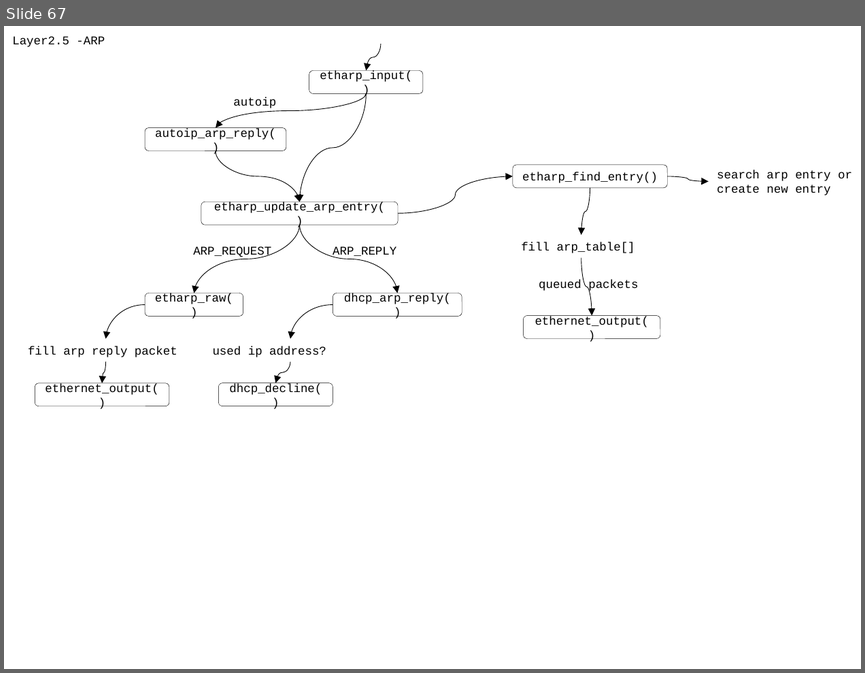
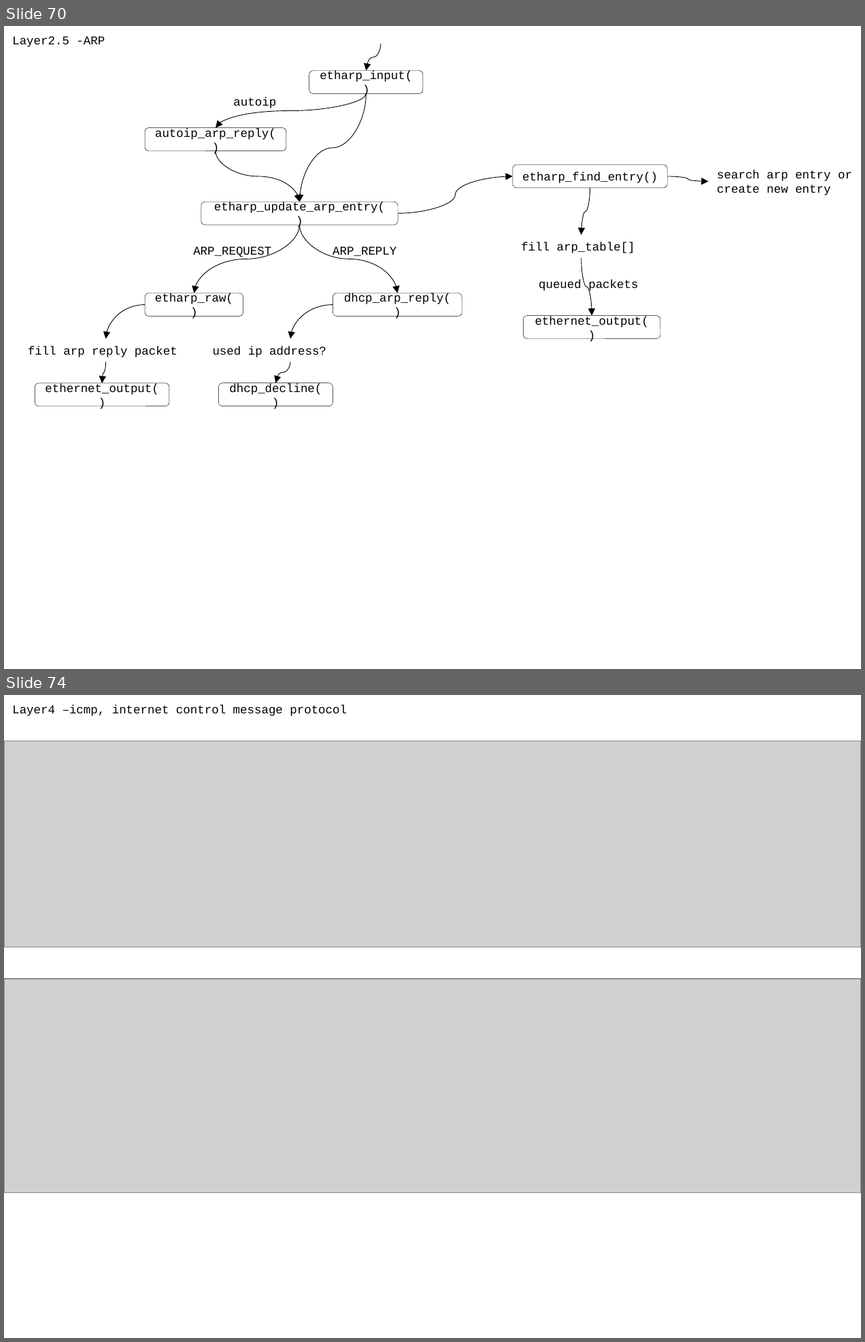
Before and after one commit to movetobe/xxx, a slide deck: xxx.pptx. Shown one above the other, each under a label of ours: slide 67 before the commit, slides 70 and 74 after it; the slides between them are not shown. The pictures are 865x673 and 865x1342 pixels, drawn with LibreOffice and Linux fonts; fonts in the diff are those of the drawing; grey boxes stand for pictures. Boxes give left, top, right and bottom in pixels: in the first picture for what was removed or moved away, otherwise in the second. Text is boxed around its words. In the diff, an @@ line names an element or a change of style, - is before the commit and + after.

```diff
--- a/xxx.pptx
+++ b/xxx.pptx
@@ slide 74 added at [4, 695, 861, 1338], background #FFFFFF @@
@@ text added at [12, 705, 347, 716], 10 pt, text #000000 @@
+Layer4 –icmp, internet control message protocol
@@ picture added at [4, 741, 861, 947] @@
@@ picture added at [4, 979, 861, 1193] @@
@@ what was slide 67 is now slide 70 @@
```
Also in this commit, not shown: 4 slides changed, 14 other slides added, 3 other files.
